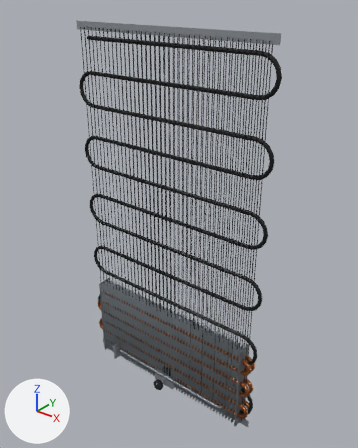
The glTF model public/models/piezas/frio_calor.glb, before and after one commit.
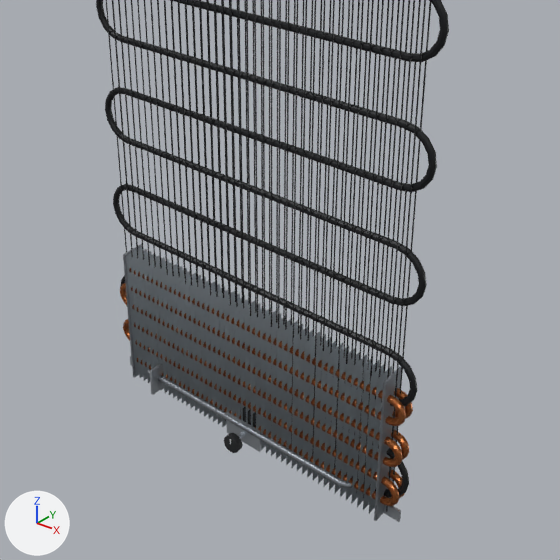
Each version appears first whole from a camera (50 mm lens) standing at (59.5, -70.2, 86.7) and looking at (1.0, 2.9, 41.4), and next in a close-up on the part from 9% to 93% of the width and 33% to 100% of the height. The lights are fixed; the arrows at lower left show +X, +Y and +Z. The first two pictures are the older version. Where no turn or scale is listed for an object, it has been applied to the vertices.

The scene before the commit, as lines of its bpy script (objects in view):
```python
me_resistencia__cuerpo = bpy.data.meshes.new('resistencia__cuerpo')
me_resistencia__cuerpo.from_pydata(...)  # 180 vertices, 356 faces; spans x -15.0..16.9, y -1.9..1.9, z 2.1..2.9
me_resistencia__cuerpo.materials.append(mat_cuerpo_resistencia)  # grey #7e8389
me_serpentin__cuerpo = bpy.data.meshes.new('serpentin__cuerpo')
me_serpentin__cuerpo.from_pydata(...)  # 400 vertices, 600 faces; spans x -20.0..20.0, y -1.5..1.5, z 0.2..20.2
me_serpentin__cuerpo.materials.append(mat_cuerpo_serpentin)  # light grey #c4ccd2
me_serpentin__metal = bpy.data.meshes.new('serpentin__metal')
me_serpentin__metal.from_pydata(...)  # a box spanning x -20.4..-20.1, y -1.7..1.7, z 0.0..20.4; a box spanning x 20.1..20.4, y -1.7..1.7, z 0.0..20.4
me_serpentin__metal.materials.append(mat_metal)  # light grey #b8bec5
ob_condensador_aletas__cuerpo = bpy.data.objects.new('condensador@aletas__cuerpo', me_serpentin__cuerpo)
ob_condensador_aletas__cuerpo.parent = ob_condensador_aletas
ob_condensador_aletas__cuerpo.location = (0.0, 0.0, 0.0)
ob_condensador_aletas__metal = bpy.data.objects.new('condensador@aletas__metal', me_serpentin__metal)
ob_condensador_aletas__metal.parent = ob_condensador_aletas
ob_condensador_aletas__metal.location = (0.0, 0.0, 0.0)
ob_resistencia__cuerpo = bpy.data.objects.new('resistencia__cuerpo', me_resistencia__cuerpo)
ob_resistencia__cuerpo.location = (0.0, 0.0, 0.0)
# also in view: 'condensador__cuerpo' at (0.0, 0.0, 40.0); 'condensador@aletas__cobre' at (0.0, 0.0, 10.2)
```
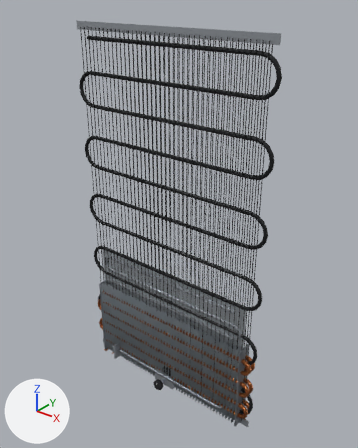
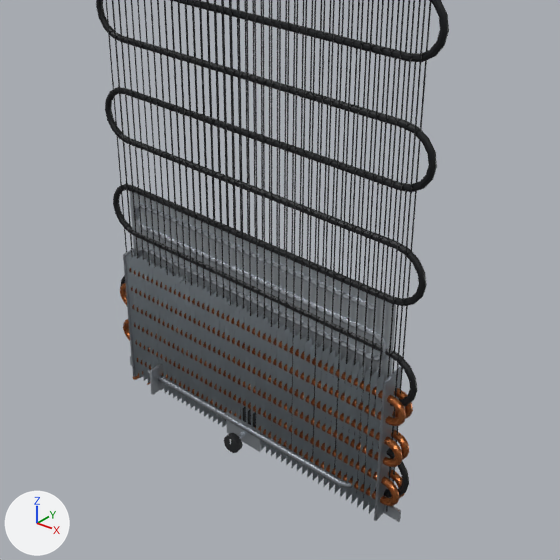
What differs and where, as boxes [x1, y1, x2, y2] in the close-ups (560 x 560 px):
'evaporador__cuerpo', added
    after: [129, 191, 396, 381]
'evaporador__metal', added
    after: [133, 203, 387, 490]
'condensador@aletas__cuerpo', unchanged, covered by the edit
    before: [126, 247, 392, 513]
    after: [126, 257, 378, 503]
'serpentin__cuerpo', unchanged, uncovered by the edit
    before: [126, 254, 385, 503]
    after: [126, 252, 384, 513]
'serpentin__metal', unchanged, uncovered by the edit
    before: [123, 245, 401, 521]
    after: [123, 250, 401, 521]
'condensador@aletas__metal', unchanged, covered by the edit
    before: [123, 244, 401, 521]

Patch to the scene script:
```diff
--- a/public/models/piezas/frio_calor.glb.py
+++ b/public/models/piezas/frio_calor.glb.py
@@ mat_cuerpo_evaporador @@
+mat_cuerpo_evaporador = principled_material('cuerpo.evaporador')
+mat_cuerpo_evaporador.base_color = (0.584, 0.631, 0.672)  # light grey #c9d0d6
+mat_cuerpo_evaporador.metallic = 0.8
+mat_cuerpo_evaporador.roughness = 0.35
@@ me_evaporador__metal @@
+me_evaporador__metal.from_pydata(...)  # 464 vertices, 924 faces; spans x -19.5..19.5, y -0.4..0.2, z 1.6..28.4
+me_evaporador__metal.materials.append(mat_metal)  # light grey #b8bec5
@@ me_evaporador__cuerpo @@
+me_evaporador__cuerpo.from_pydata(...)  # a box spanning x -20.0..20.0, y -0.1..0.1, z 0.0..30.0
+me_evaporador__cuerpo.materials.append(mat_cuerpo_evaporador)  # light grey #c9d0d6
@@ ob_evaporador__metal @@
+ob_evaporador__metal = bpy.data.objects.new('evaporador__metal', me_evaporador__metal)
+ob_evaporador__metal.location = (0.0, 0.0, 0.0)
@@ ob_evaporador__cuerpo @@
+ob_evaporador__cuerpo = bpy.data.objects.new('evaporador__cuerpo', me_evaporador__cuerpo)
+ob_evaporador__cuerpo.location = (0.0, 0.0, 0.0)
```
